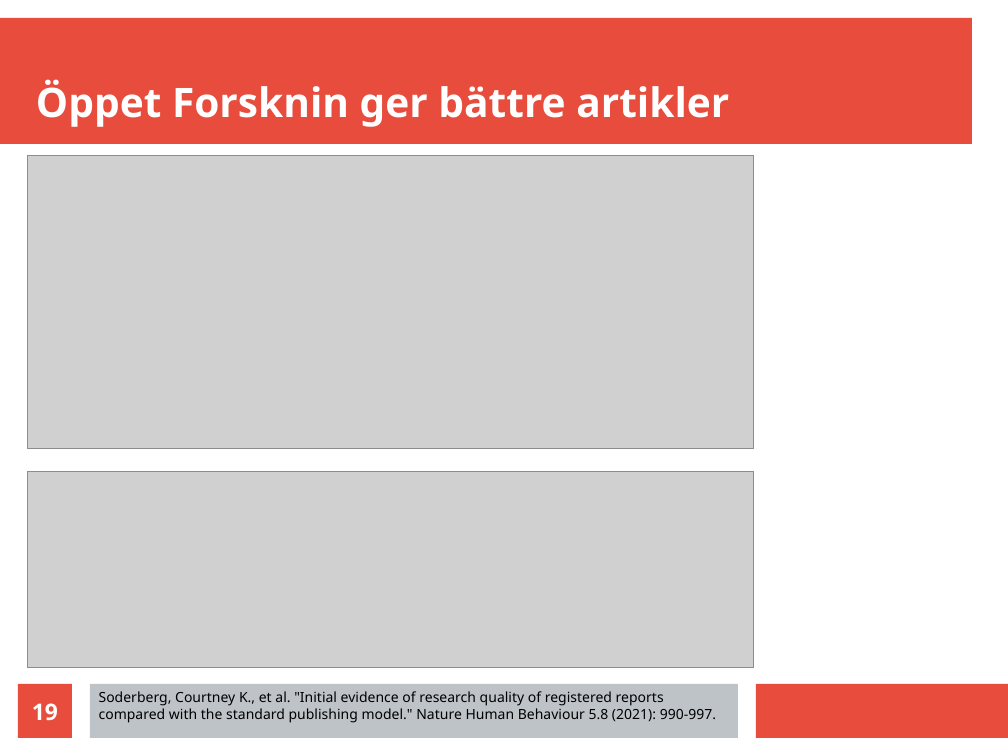
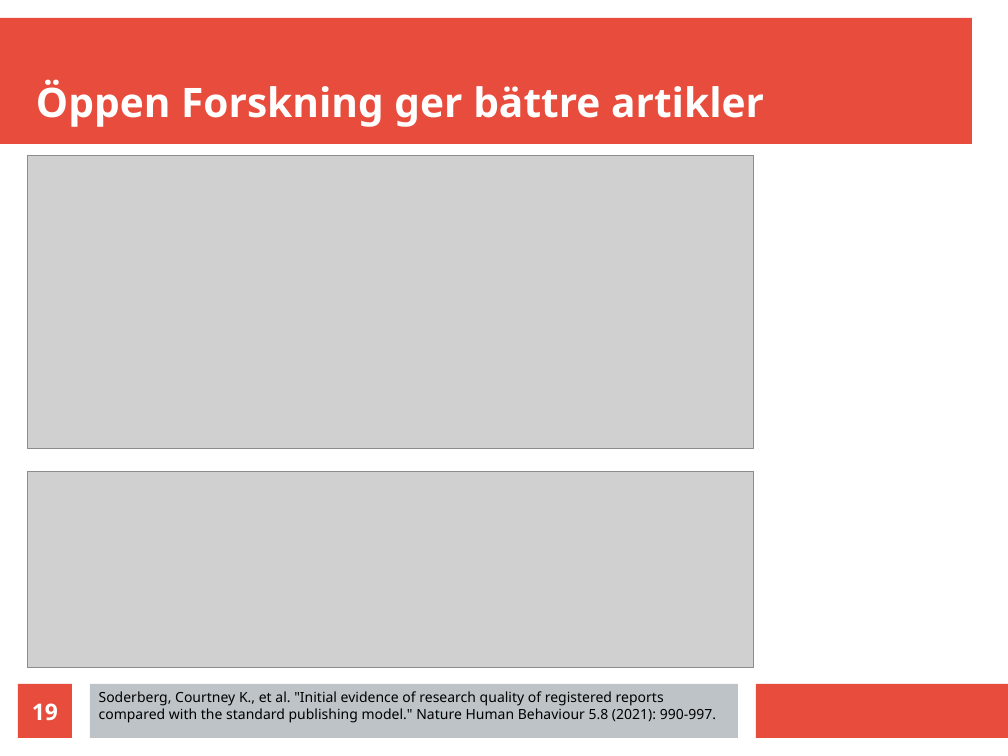
Before and after one commit to richelbilderbeek/science_fika_open_science_20250316, a slide deck: slide 19 of science_fika_talk_20250316.odp. Drawn at 1008x756 pixels with LibreOffice and Linux fonts; fonts in the diff are those of the drawing; grey boxes stand for pictures. Boxes give left, top, right and bottom in pixels: in the first picture for what was removed or moved away, otherwise in the second. Text is boxed around its words. In the diff, an @@ line names an element or a change of style, - is before the commit and + after.

```diff
--- a/science_fika_talk_20250316.odp
+++ b/science_fika_talk_20250316.odp
@@ title at box(36, 79, 764, 127): text changed @@
-Öppet Forsknin ger bättre artikler
+Öppen Forskning ger bättre artikler
```
Also in this commit, not shown: 11 other slides changed, 4 other files.
